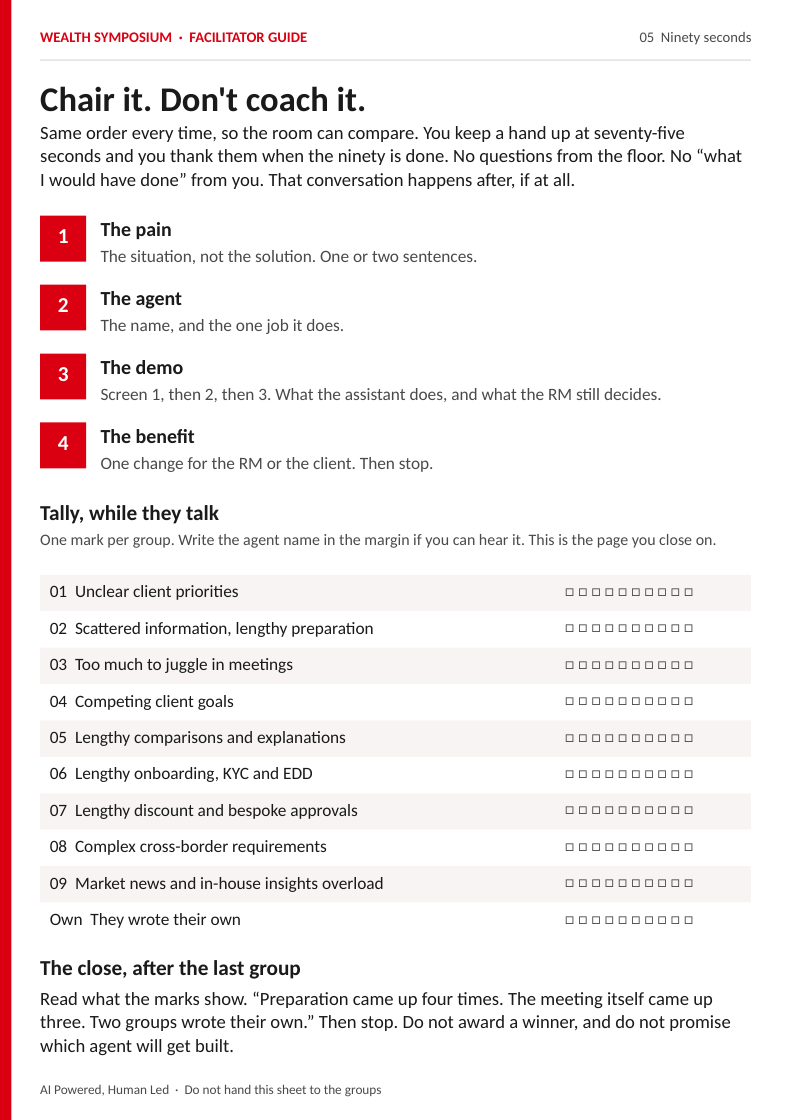
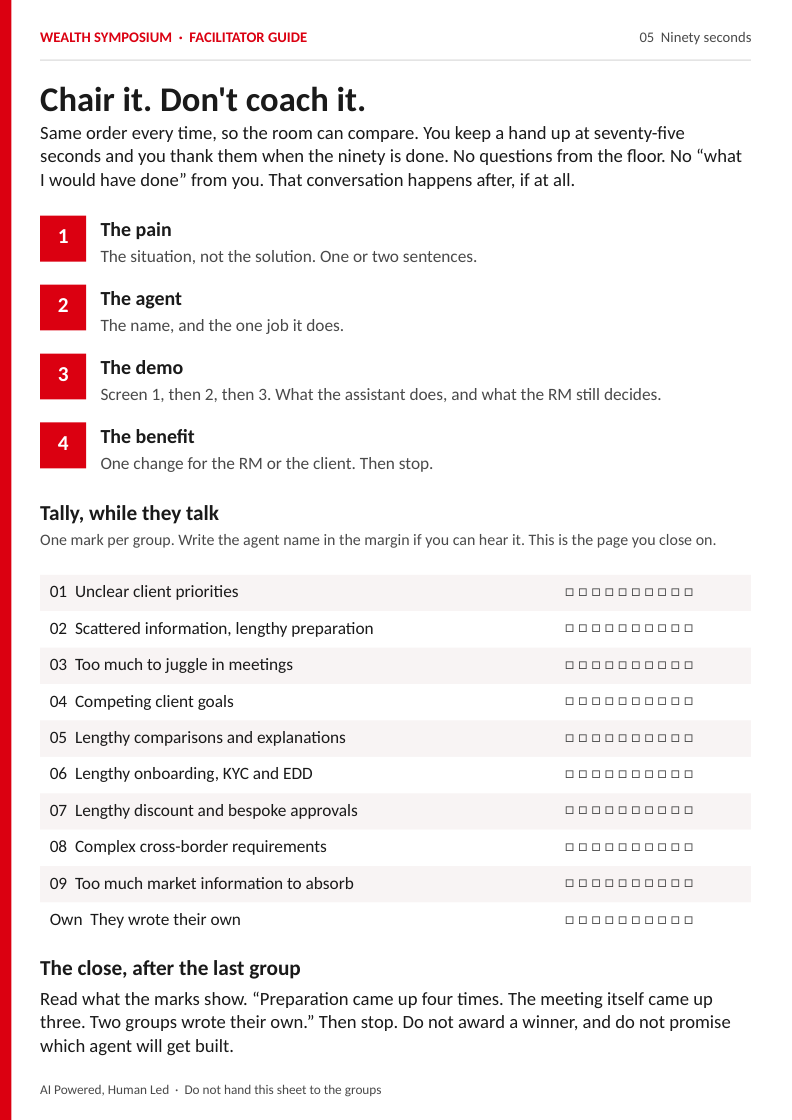
Before and after one commit to sync710n/wealthsymposium26, a slide deck: slide 5 of docs/Wealth-Symposium-Facilitator-Guide.pptx. Drawn at 792x1120 pixels with LibreOffice and Linux fonts; fonts in the diff are those of the drawing. Boxes give left, top, right and bottom in pixels: in the first picture for what was removed or moved away, otherwise in the second. Text is boxed around its words. In the diff, an @@ line names an element or a change of style, - is before the commit and + after.

Commit message:
Update painpoint 09 to too much market information to absorb.

```diff
--- a/docs/Wealth-Symposium-Facilitator-Guide.pptx
+++ b/docs/Wealth-Symposium-Facilitator-Guide.pptx
@@ text at (x1=50, y1=877, x2=354, y2=889): text changed @@
-09 Market news and in-house insights overload
+09 Too much market information to absorb
```
Also in this commit, not shown: 4 other files.
